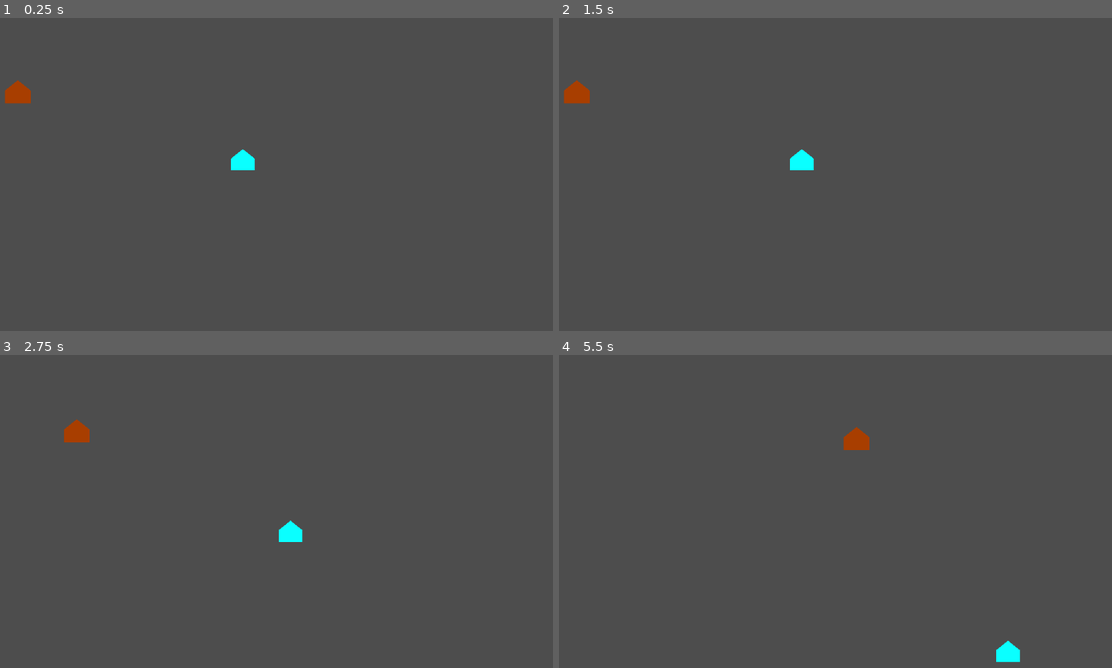
Above: before the commit, frames 1-4 (two rows, left to right).
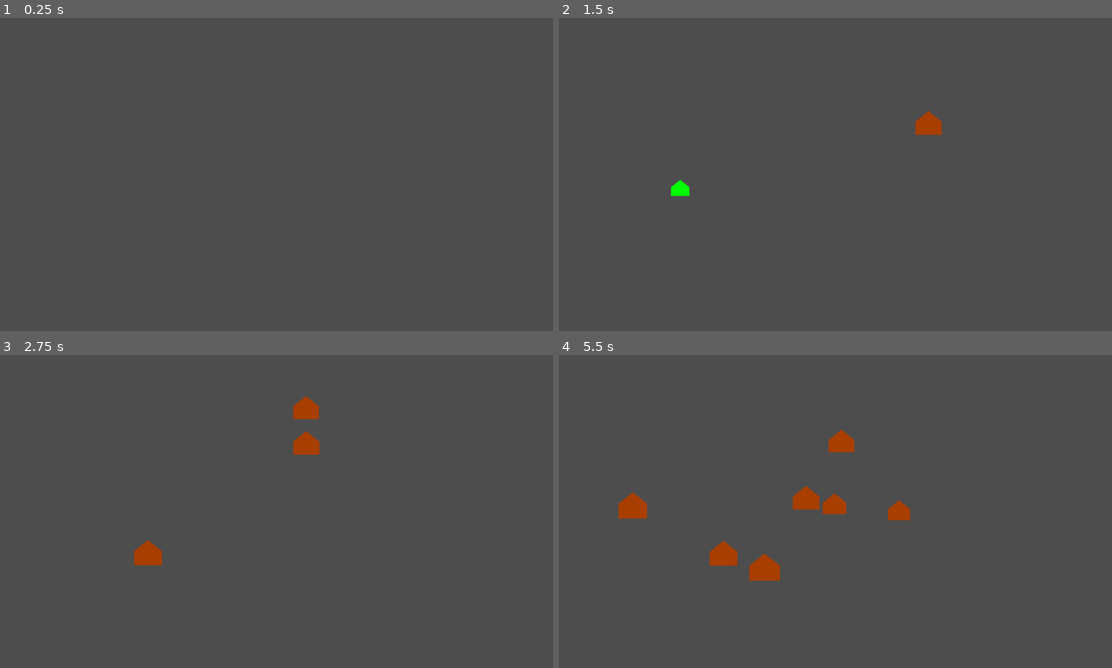
Above: after the commit, the same moments.

Repository: sublollipp/Inheritance-DDU
Game: Godot game, scene res://main_scene.tscn
The game is run twice, just before and just after one commit, with the same random seed, the same clock (stepped at 60 frames per second) and the same inputs.
Inputs (mouse positions are in pixels of both pictures, inside the frame that each line leads up to):
- Up to frame 1 (0.25 s): no input
- Up to frame 2 (1.5 s): tap Enter at 0.5 s; move the mouse to (940, 143) at 0.52 s; hold A (SPAWNPREDATOR, bound only after the commit) 0.53-1.28 s; tap B (SPAWNPREY, bound only after the commit) at 0.8, 1.35 s; move the mouse to (680, 177) at 1.27 s
- Up to frame 3 (2.75 s): tap A (SPAWNPREDATOR, bound only after the commit) at 1.55 s; move the mouse to (304, 420) at 2.02 s; hold A (SPAWNPREDATOR, bound only after the commit) from 2.03 s (still down); tap B (SPAWNPREY, bound only after the commit) at 2.3 s
- Up to frame 4 (5.5 s): move the mouse to (774, 564) at 2.77 s; release A (SPAWNPREDATOR, bound only after the commit) at 2.78 s; tap B (SPAWNPREY, bound only after the commit) at 2.85, 3.8, 4.35, 5.3 s; tap A (SPAWNPREDATOR, bound only after the commit) at 3.05, 4.55 s; move the mouse to (990, 549) at 3.52 s; hold A (SPAWNPREDATOR, bound only after the commit) 3.53-4.28 s; move the mouse to (619, 442) at 4.27 s; move the mouse to (835, 495) at 5.02 s; hold A (SPAWNPREDATOR, bound only after the commit) from 5.03 s (still down)

The runs differ from the first frame. In frame 1, 0.5% of the frame differs, in the area x 0-47%, y 20-49%; in frame 2, 0.9%; in frame 3, 1.4%; in frame 4, 2.4%, in the area x 10-84%, y 22-99%.

Commit message:
Ekstraopgaver tilføjet
spisning, spawning, jagt og hastighedsændring

Diff:
--- a/main_scene.tscn
+++ b/main_scene.tscn
@@ -1,7 +1,6 @@
-[gd_scene load_steps=3 format=3 uid="uid://7s1rokradqb6"]
+[gd_scene load_steps=2 format=3 uid="uid://7s1rokradqb6"]
 
-[ext_resource type="PackedScene" uid="uid://814bs330ru50" path="res://predator.tscn" id="1_b1m57"]
-[ext_resource type="PackedScene" uid="uid://dywsu5awml3lq" path="res://prey.tscn" id="2_v4u0v"]
+[ext_resource type="Script" path="res://mover_spawner.gd" id="3_88xe6"]
 
 [node name="MainScene" type="Node2D"]
 
@@ -10,10 +9,10 @@
 [node name="CollisionPolygon2D" type="CollisionPolygon2D" parent="StaticBody2D"]
 polygon = PackedVector2Array(-1, 646, 1152, 650, 1153, -2, -3, 0, 0, -65, 1246, -62, 1250, 737, -127, 747, -120, -4, -4, -2)
 
-[node name="Predator" parent="." instance=ExtResource("1_b1m57")]
-position = Vector2(153, 196)
-scale = Vector2(4.82, 4.82)
+[node name="MoverSpawner" type="Node" parent="."]
+script = ExtResource("3_88xe6")
 
-[node name="Prey" parent="." instance=ExtResource("2_v4u0v")]
-position = Vector2(573, 323)
-scale = Vector2(4.4, 4.4)
+[node name="Predators" type="Node2D" parent="."]
+
+[node name="Preys" type="Node2D" parent="."]
+unique_name_in_owner = true
--- a/mover.gd
+++ b/mover.gd
@@ -14,14 +14,15 @@
 	velocity = Vector2(0, hastighed).rotated(deg_to_rad(randi_range(0, 360)))
 	randomInterval = float(randi_range(3, 7))
 
-func _process(delta: float) -> void:
-	move_and_slide()
-
+func randomManager(delta):
 	randomInterval -= 1 * delta
 	if randomInterval <= 0:
 		changeDirection()
 
-	if is_on_wall() or is_on_ceiling() or is_on_floor():
-		velocity = previousVelocity * -1
+func _process(delta: float) -> void:
+	move_and_slide()
+
+	if is_on_ceiling() or is_on_floor() or is_on_wall():
+		velocity = previousVelocity	 * -1
 
 	previousVelocity = velocity
--- /dev/null
+++ b/mover_spawner.gd
@@ -0,0 +1,18 @@
+extends Node
+
+@onready var predatorScene: PackedScene = preload("res://predator.tscn")
+@onready var preyScene: PackedScene = preload("res://prey.tscn")
+
+func _input(event: InputEvent) -> void:
+	if event.is_action_pressed("SPAWNPREDATOR"):
+		var predator = predatorScene.instantiate()
+		predator.position = get_viewport().get_mouse_position()
+		var størrelse = randf_range(3, 5)
+		predator.scale = Vector2(størrelse, størrelse)
+		get_parent().get_node("Predators").add_child(predator)
+	if event.is_action_pressed("SPAWNPREY"):
+		var prey = preyScene.instantiate()
+		var størrelse = randf_range(3, 5)
+		prey.scale = Vector2(størrelse, størrelse)
+		prey.position = get_viewport().get_mouse_position()
+		get_parent().get_node("Preys").add_child(prey)
--- a/predator.gd
+++ b/predator.gd
@@ -1,4 +1,38 @@
 extends Mover
 
+var chasing: Node2D
+
 func _ready() -> void:
-	pass
+	super._ready()
+
+func _process(delta: float) -> void:
+	if not chasePrey():
+		print("COuldn't find it :(")
+		randomManager(delta)
+	else:
+		print("FOUND THE PREY")
+	super._process(delta)
+
+func _onCollision(body: Node2D) -> void:
+	body.queue_free()
+
+func _preyEntered(body: Node2D) -> void:
+	body.queue_free()
+	scale.x += 1
+	scale.y += 1
+
+func chasePrey() -> bool:
+	var preys = get_tree().get_nodes_in_group("Prey")
+	var previousPrey
+	if preys.size() > 0:
+		var nearestPrey = preys[0]
+		for prey in preys:
+			if position.distance_to(prey.position) < position.distance_to(nearestPrey.position):
+				nearestPrey = prey
+			else:
+				pass
+		velocity = Vector2(hastighed, 0).rotated(position.angle_to_point(nearestPrey.position))
+		chasing = nearestPrey
+		return true
+	else:
+		return false
--- a/predator.tscn
+++ b/predator.tscn
@@ -3,8 +3,17 @@
 [ext_resource type="PackedScene" uid="uid://bxm46jfl575oh" path="res://mover.tscn" id="1_ghxfa"]
 [ext_resource type="Script" path="res://predator.gd" id="2_mvbkv"]
 
-[node name="Predator" instance=ExtResource("1_ghxfa")]
+[node name="Predator" groups=["Predator"] instance=ExtResource("1_ghxfa")]
+collision_layer = 2
 script = ExtResource("2_mvbkv")
 
 [node name="Polygon2D" parent="." index="1"]
 color = Color(0.662496, 0.243774, 0, 1)
+
+[node name="PreyChecker" type="Area2D" parent="." index="2"]
+collision_mask = 4
+
+[node name="CollisionPolygon2D" type="CollisionPolygon2D" parent="PreyChecker" index="0"]
+polygon = PackedVector2Array(-5, 5, 5, 5, 5, 0, 0, -4, -5, 0)
+
+[connection signal="body_entered" from="PreyChecker" to="." method="_preyEntered"]
--- a/prey.gd
+++ b/prey.gd
@@ -1,4 +1,25 @@
 extends Mover
 
+@export var flugtHastighed: int = 225
+@onready var rigtigFarve = $Polygon2D.color
+var rigtigHastighed = hastighed
+
+
 func _ready() -> void:
-	pass
+	super._ready()
+
+func _process(delta: float) -> void:
+	randomManager(delta)
+	var predators = get_tree().get_nodes_in_group("Predator")
+	if predators.size() > 0:
+		var chased: bool = false
+		for predator in predators:
+			if predator.chasing == self:
+				chased = true
+		if chased:
+			hastighed = flugtHastighed
+			$Polygon2D.color = Color.GREEN
+		else:
+			hastighed = rigtigHastighed
+			$Polygon2D.color = rigtigFarve
+	super._process(delta)
--- a/prey.tscn
+++ b/prey.tscn
@@ -3,8 +3,11 @@
 [ext_resource type="PackedScene" uid="uid://bxm46jfl575oh" path="res://mover.tscn" id="1_28w64"]
 [ext_resource type="Script" path="res://prey.gd" id="2_bmw1v"]
 
-[node name="Prey" instance=ExtResource("1_28w64")]
+[node name="Prey" groups=["Prey"] instance=ExtResource("1_28w64")]
+collision_layer = 4
+collision_mask = 3
 script = ExtResource("2_bmw1v")
+flugtHastighed = 225
 
 [node name="Polygon2D" parent="." index="1"]
 color = Color(0.0392157, 1, 1, 1)
--- a/project.godot
+++ b/project.godot
@@ -14,3 +14,21 @@
 run/main_scene="res://main_scene.tscn"
 config/features=PackedStringArray("4.3", "Forward Plus")
 config/icon="res://icon.svg"
+
+[global_group]
+
+Prey="Group with all the preys in it"
+Predator="Group containing all the Kris Hansen victims"
+
+[input]
+
+SPAWNPREDATOR={
+"deadzone": 0.5,
+"events": [Object(InputEventKey,"resource_local_to_scene":false,"resource_name":"","device":-1,"window_id":0,"alt_pressed":false,"shift_pressed":false,"ctrl_pressed":false,"meta_pressed":false,"pressed":false,"keycode":0,"physical_keycode":65,"key_label":0,"unicode":97,"location":0,"echo":false,"script":null)
+]
+}
+SPAWNPREY={
+"deadzone": 0.5,
+"events": [Object(InputEventKey,"resource_local_to_scene":false,"resource_name":"","device":-1,"window_id":0,"alt_pressed":false,"shift_pressed":false,"ctrl_pressed":false,"meta_pressed":false,"pressed":false,"keycode":0,"physical_keycode":66,"key_label":0,"unicode":98,"location":0,"echo":false,"script":null)
+]
+}
